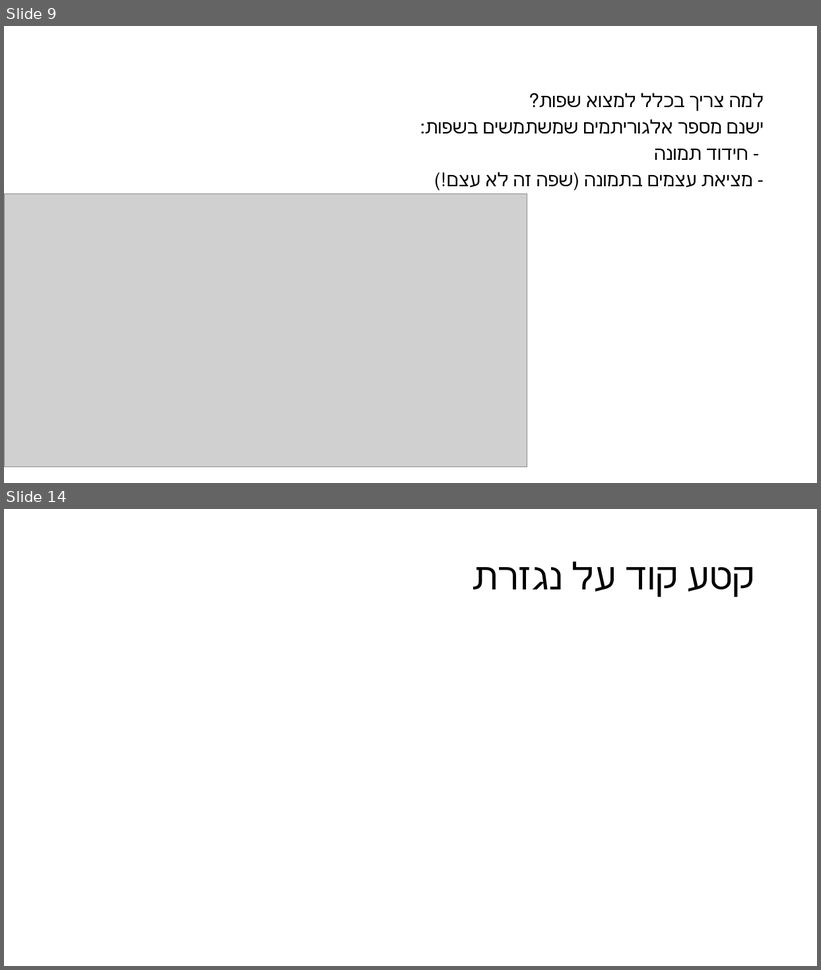
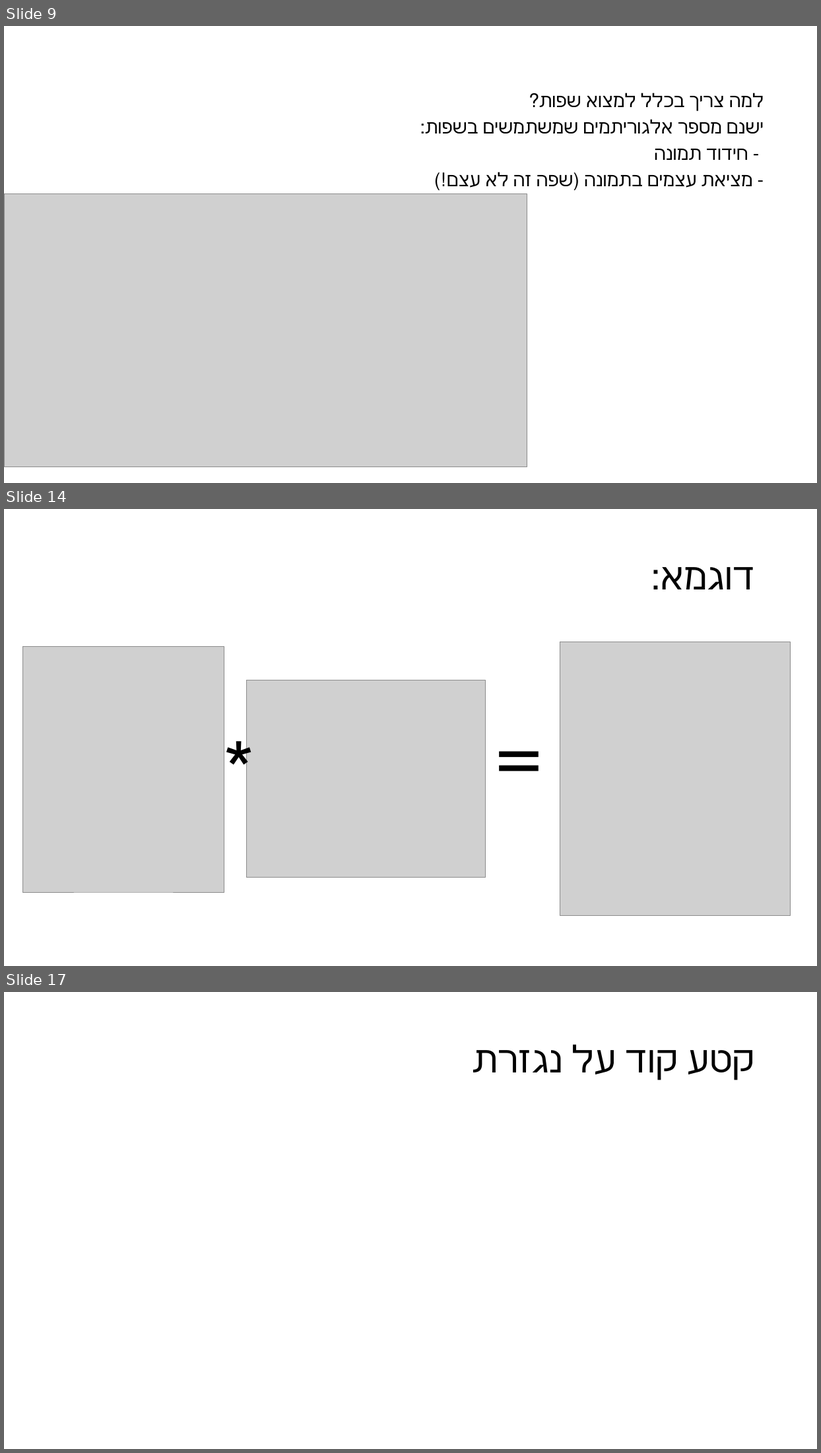
Before and after one commit to benyamindarmoni/Edge-Detection, a slide deck: מצגת.pptx. Shown one above the other, each under a label of ours: slides 9 and 14 before the commit, slides 9, 14 and 17 after it; the slides between them are not shown. The pictures are 821x970 and 821x1453 pixels, drawn with LibreOffice and Linux fonts; fonts in the diff are those of the drawing; grey boxes stand for pictures. Boxes give left, top, right and bottom in pixels: in the first picture for what was removed or moved away, otherwise in the second. Text is boxed around its words. In the diff, an @@ line names an element or a change of style, - is before the commit and + after.

```diff
--- a/מצגת.pptx
+++ b/מצגת.pptx
@@ slide 14 added at [4,509,817,966], background #FFFFFF @@
@@ title added at [651,567,755,590], 44 pt, text #000000 @@
+דוגמא:
@@ picture added at [22,646,224,892] @@
@@ picture added at [560,642,789,916] @@
@@ picture added at [247,681,486,877] @@
@@ text added at [470,696,549,801], 96 pt, text #000000 @@
+=
@@ text added at [161,716,261,821], 96 pt, text #000000 @@
+*
@@ what was slide 14 is now slide 17 @@
```
Also in this commit, not shown: 10 slides changed, 3 other slides added, 1 slide removed.
